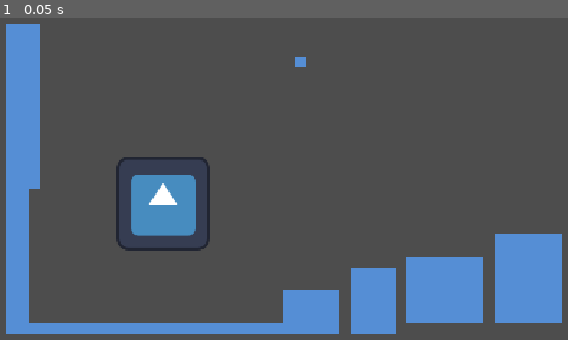
Above: before the commit, frame 1.
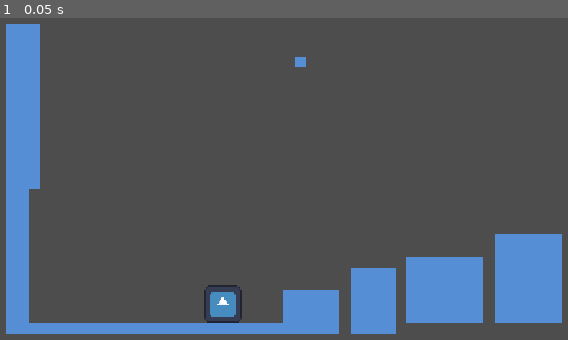
Above: after the commit, the same moment.

Repository: notmossyiguana/haven-berlin
Game: Godot game, scene res://main.tscn
Two runs of this game, one before a commit and one after it. Both use one fixed random seed, a clock stepped at 60 frames per second and the inputs below. The engine's default icon, where the game draws it, is replaced by a stand-in: a white triangle on a blue panel in a dark square.
Inputs:
- Up to frame 1 (0.05 s): no input

The runs differ from the first frame. In frame 1, 3.3% of the frame differs, in the area x 20-43%, y 43-95%.

Commit message:
Update main.tscn

Diff:
--- a/main.tscn
+++ b/main.tscn
@@ -1056,7 +1056,7 @@
 sources/0 = SubResource("TileSetAtlasSource_h2yge")
 
 [sub_resource type="RectangleShape2D" id="RectangleShape2D_smm7m"]
-size = Vector2(134, 134.99998)
+size = Vector2(57, 54.499992)
 
 [node name="Node" type="Node" unique_id=1795916366]
 
@@ -1067,10 +1067,10 @@
 [node name="Player" type="CharacterBody2D" parent="." unique_id=1715423517]
 
 [node name="Sprite2D" type="Sprite2D" parent="Player" unique_id=1695342330]
-position = Vector2(546, 404)
-scale = Vector2(1.0468749, 1.0546875)
+position = Vector2(632, 549)
+scale = Vector2(0.40625036, 0.4140626)
 texture = ExtResource("1_ig7tw")
 
 [node name="CollisionShape2D" type="CollisionShape2D" parent="Player" unique_id=1666852203]
-position = Vector2(544, 403)
+position = Vector2(632.5, 549.25)
 shape = SubResource("RectangleShape2D_smm7m")
